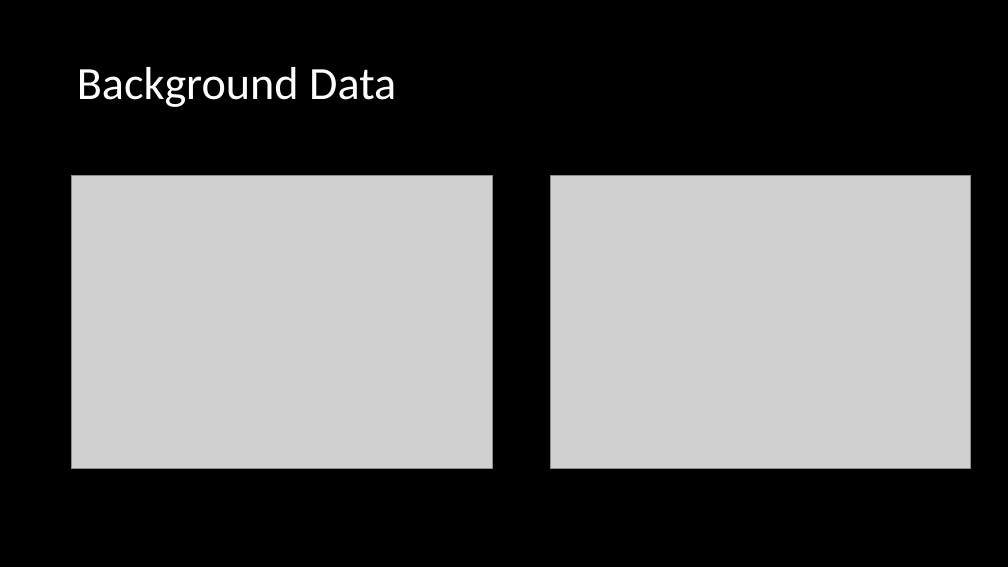
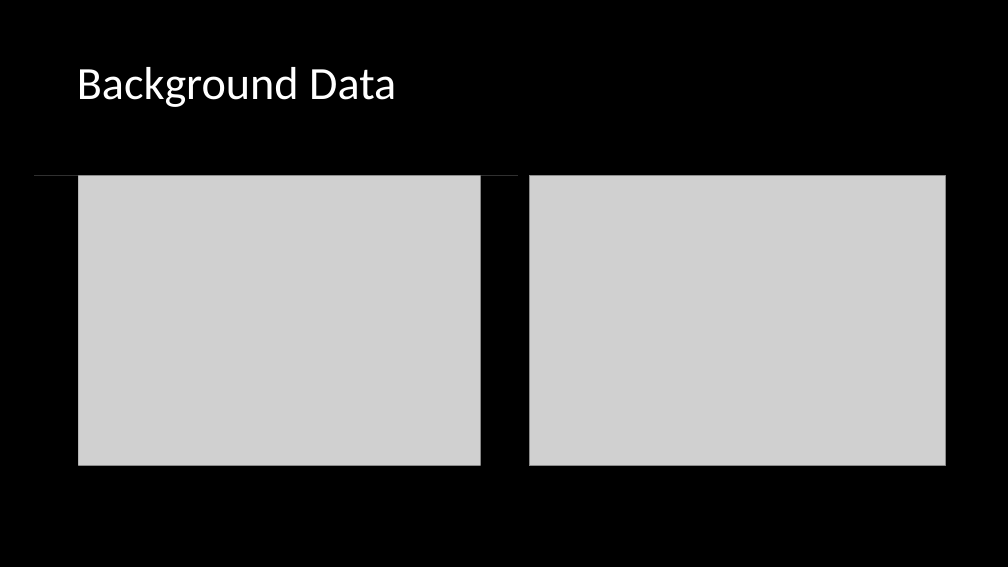
Before and after one commit to lilla-b/EDA, a slide deck: slide 4 of US_Food_Drug_Final.pptx. Drawn at 1008x567 pixels with LibreOffice and Linux fonts; fonts in the diff are those of the drawing; grey boxes stand for pictures. Boxes give left, top, right and bottom in pixels: in the first picture for what was removed or moved away, otherwise in the second. Text is boxed around its words. In the diff, an @@ line names an element or a change of style, - is before the commit and + after.

```diff
--- a/US_Food_Drug_Final.pptx
+++ b/US_Food_Drug_Final.pptx
@@ rectangle added at [23, 175, 78, 476], fill #000000 @@
@@ picture: place and size @@
-picture at [72, 175, 492, 469]
+picture at [34, 175, 518, 466]
@@ rectangle added at [481, 175, 520, 476], fill #000000 @@
@@ picture: place and size @@
-picture at [551, 175, 971, 469]
+picture at [529, 175, 945, 466]
```
Also in this commit, not shown: 4 other slides changed.
